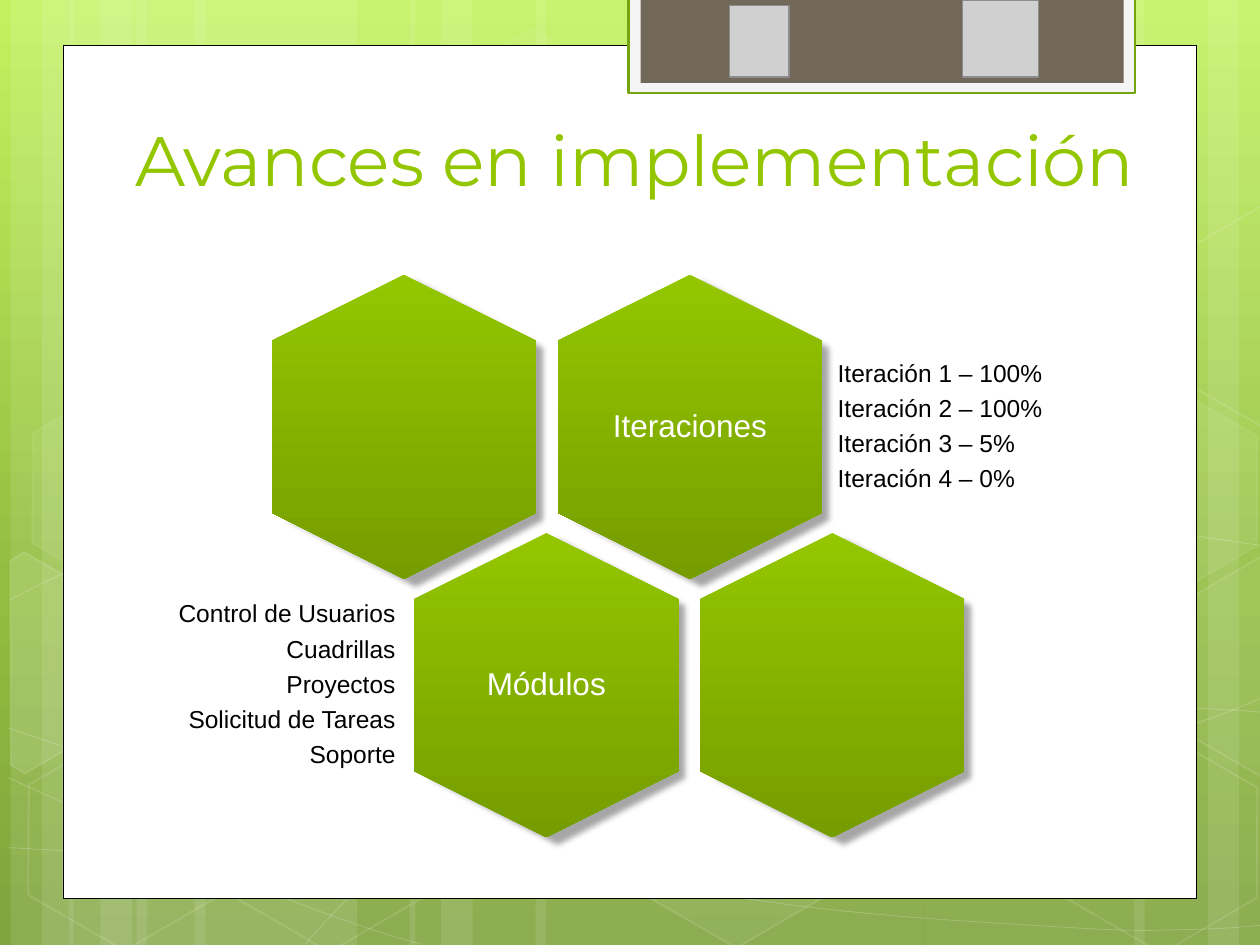
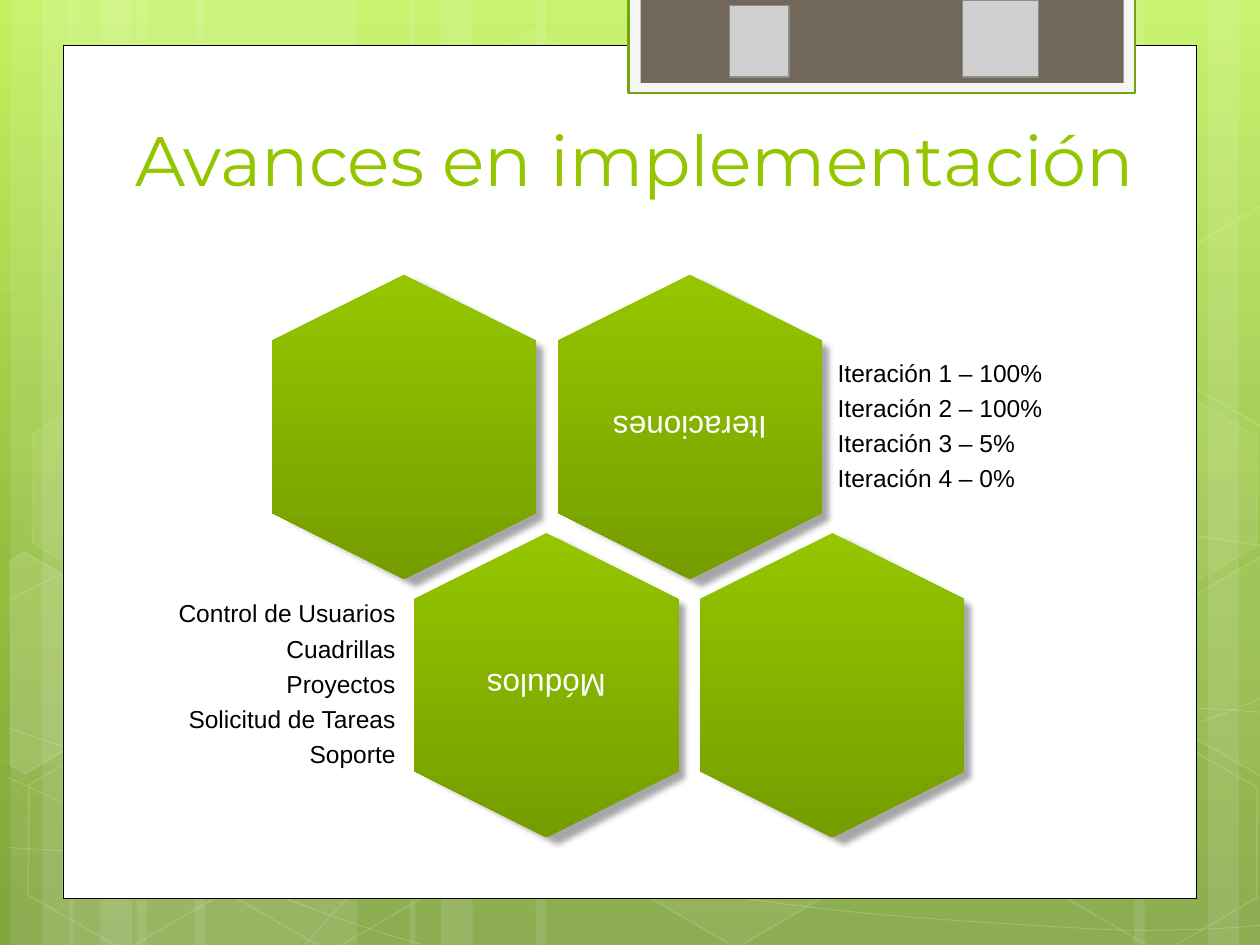
Before and after one commit to ptissera/habilitacion-profesional-2012-4k4, a slide deck: slide 30 of Documentacion/Proyecto/Iteracion3/Presentacion 3 - Modelos del Sistema.pptx (slide 28 before the commit). Drawn at 1260x945 pixels with LibreOffice and Linux fonts; fonts in the diff are those of the drawing; grey boxes stand for pictures. Boxes give left, top, right and bottom in pixels: in the first picture for what was removed or moved away, otherwise in the second. Text is boxed around its words. In the diff, an @@ line names an element or a change of style, - is before the commit and + after.

```diff
--- a/Documentacion/Proyecto/Iteracion3/Presentacion 3 - Modelos del Sistema.pptx
+++ b/Documentacion/Proyecto/Iteracion3/Presentacion 3 - Modelos del Sistema.pptx
@@ text "Iteraciones" at box(613, 415, 767, 439): rotation 0 to 180 degrees @@
@@ text "Módulos" at box(487, 673, 606, 698): rotation 0 to 180 degrees @@
```
Also in this commit, not shown: 15 other slides changed, 4 slides added.
